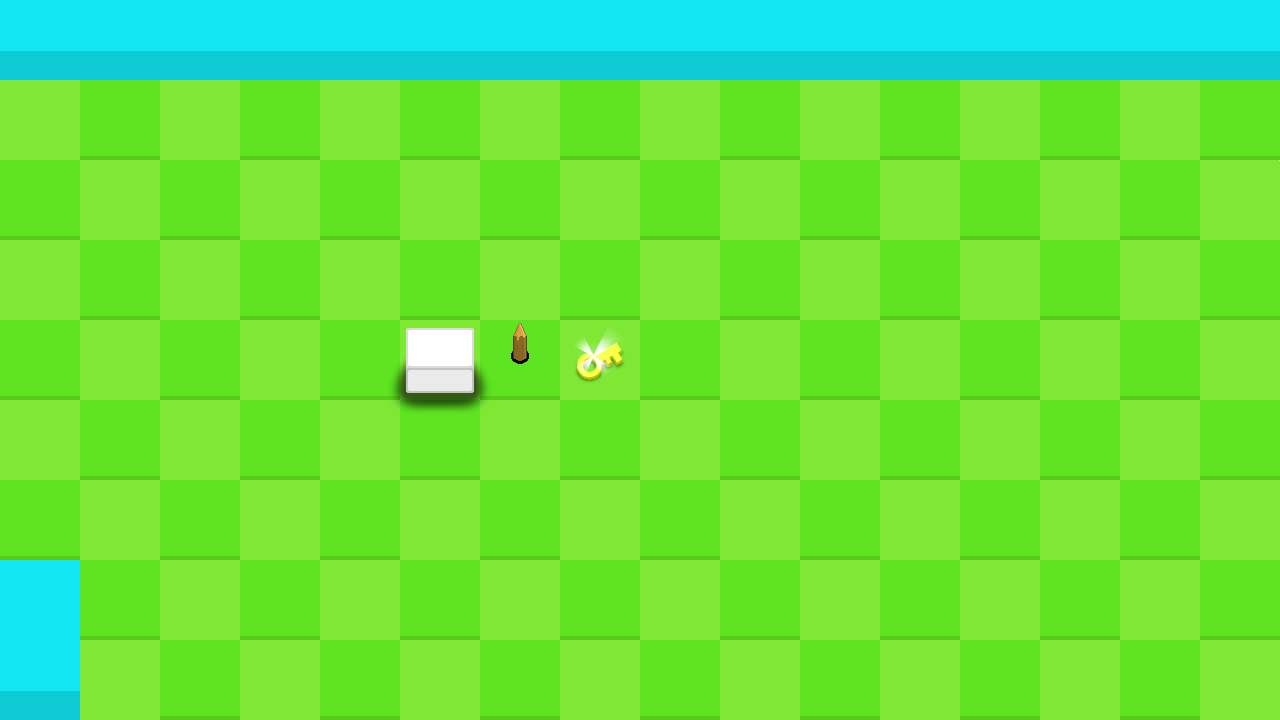
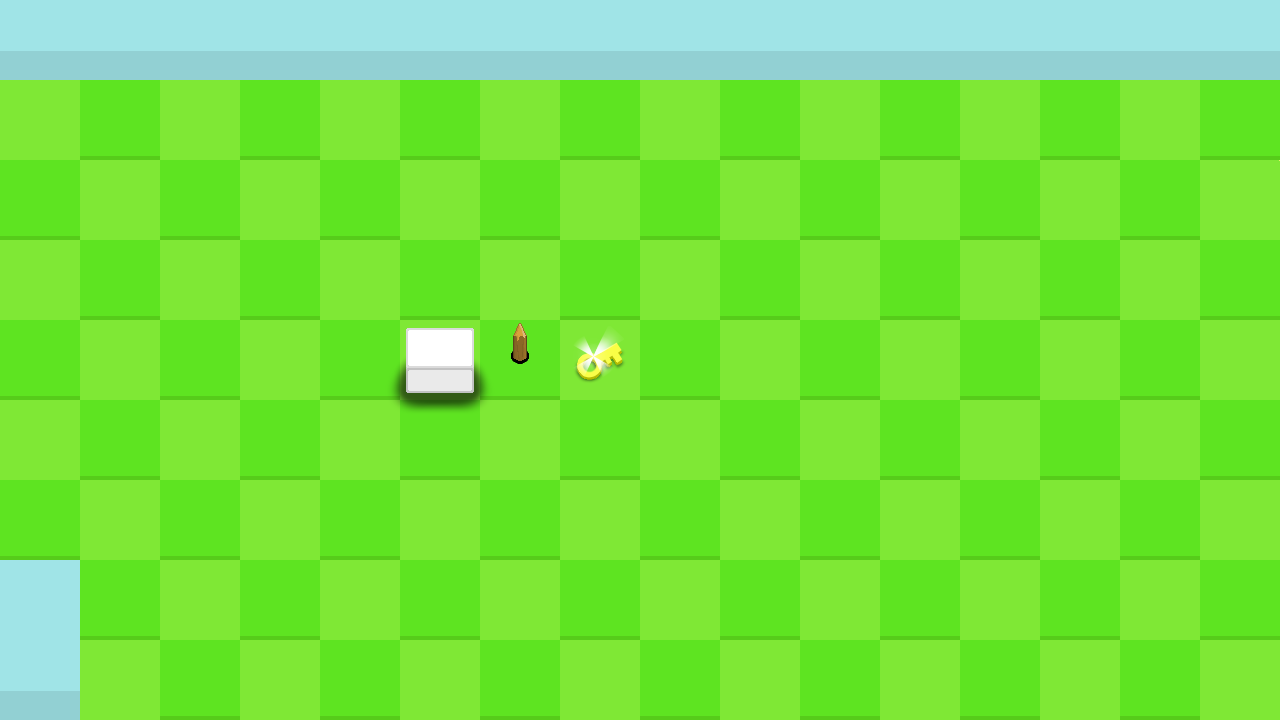
Before/after of a w=1280, h=720 layered artwork. What changed in the layer stack:
painted on "Muri" over [0, 0, 1280, 720]
